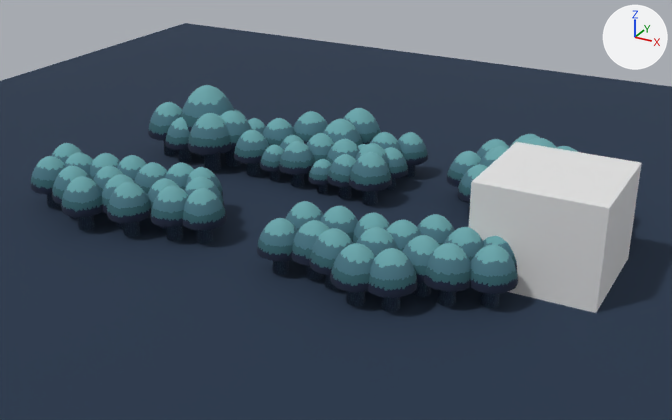
One commit to the glTF model Models/3D Models/Bee Walkway.glb: the scene before it, then after it.
One viewpoint serves both versions: a camera (50 mm lens) standing at (32.6, -55.7, 29.0) and looking at (1.8, 0.3, 1.0). Lighting does not change. The marker at upper right points along +X, +Y and +Z. The first picture is the older version. Where no turn or scale is listed for an object, it has been applied to the vertices.

The first picture shows 'Ground', 'Hive Placeholder', 'Placeholder Tree.669', 'Placeholder Tree.673', 'Placeholder Tree.674', 'Placeholder Tree.676', 'Placeholder Tree.686', 'Placeholder Tree.688', 'Placeholder Tree.689', 'Placeholder Tree.690', 'Placeholder Tree.702', 'Placeholder Tree.716' and 53 more.
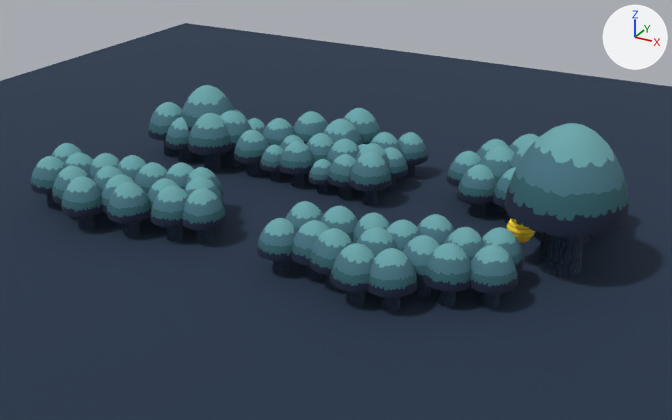
Patch to the scene script:
```diff
--- a/Models/3D Models/Bee Walkway.glb.py
+++ b/Models/3D Models/Bee Walkway.glb.py
@@ img_gradients @@
+img_gradients = load_image('Gradients', '_unpacked/Gradients', 64, 64, 'sRGB')
@@ mat_gradient @@
+mat_gradient = principled_material('Gradient')
+mat_gradient.texture = img_gradients
+mat_gradient.roughness = 1.0
@@ me_torus_005 @@
+me_torus_005.from_pydata(...)  # 468 vertices, 864 faces; spans x -0.9..0.9, y -0.9..0.9, z -0.77..-0.44
+me_torus_005.materials.append(mat_gradient)  # picture img_gradients
@@ me_torus_002 @@
+me_torus_002.from_pydata(...)  # 468 vertices, 864 faces; spans x -0.9..0.9, y -0.9..0.9, z -0.08..0.25
+me_torus_002.materials.append(mat_gradient)  # picture img_gradients
@@ me_torus_001 @@
+me_torus_001.from_pydata(...)  # a torus around z (ring radius 0.75, tube radius 0.25) spanning x -1.0..1.0, y -1.0..1.0, z -0.25..0.25
+me_torus_001.materials.append(mat_gradient)  # picture img_gradients
@@ me_tree_1_002 @@
+me_tree_1_002.from_pydata(...)  # 401 vertices, 720 faces; spans x -4.0..4.0, y -4.0..4.0, z 0.0..10.36
+# faces by material slot: [272, 448]
+me_tree_1_002.materials.append(mat_leaves_a)  # picture img_leaves_a
+me_tree_1_002.materials.append(mat_tree_wood)  # picture img_tree_wood_a
@@ ob_hive_placeholder @@
-ob_hive_placeholder = bpy.data.objects.new('Hive Placeholder', me_cube_005)
-ob_hive_placeholder.location = (18.15, 0.35, 2.75)
@@ ob_torus_005 @@
+ob_torus_005 = bpy.data.objects.new('Torus.005', me_torus_005)
+ob_torus_005.location = (16.13, 0.05, 3.07)
@@ ob_torus_002 @@
+ob_torus_002 = bpy.data.objects.new('Torus.002', me_torus_002)
+ob_torus_002.location = (16.13, 0.05, 3.07)
@@ ob_torus_001 @@
+ob_torus_001 = bpy.data.objects.new('Torus.001', me_torus_001)
+ob_torus_001.location = (16.13, 0.05, 2.81)
@@ ob_placeholder_tree_1275 @@
+ob_placeholder_tree_1275 = bpy.data.objects.new('Placeholder Tree.1275', me_tree_1_002)
+ob_placeholder_tree_1275.location = (18.66, 1.06, -0.22)
```

Where the change shows, as pixel boxes (x1, y1, x2, y2) in the pictures (672 x 420 px):
'Hive Placeholder', deleted
    before: (469, 142, 642, 313)
'Placeholder Tree.1275', added
    after: (504, 123, 628, 277)
    faces in mat_leaves_a (picture img_leaves_a): (504, 123, 628, 238)
    faces in mat_tree_wood (picture img_tree_wood_a): (538, 232, 583, 277)
'Torus.001', added
    after: (507, 224, 536, 236)
'Torus.002', added
    after: (508, 219, 530, 230)
'Torus.005', added
    after: (514, 233, 535, 239)
'Placeholder Tree.691', unchanged, uncovered by the edit
    before: (458, 164, 488, 202)
    after: (458, 164, 497, 217)
